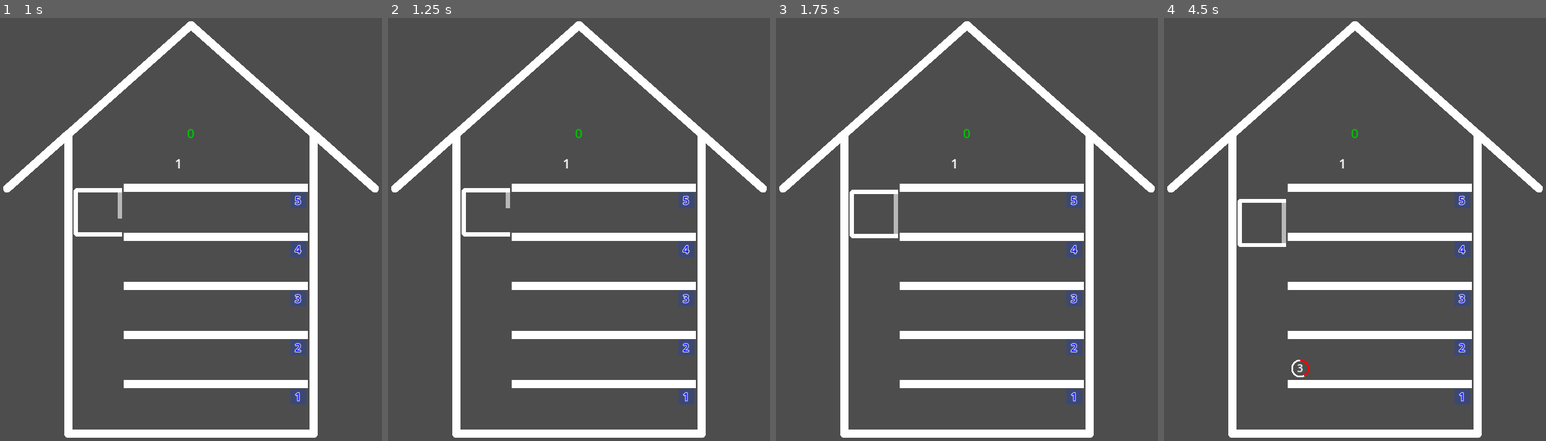
Above: before the commit, frames 1-4 (left to right).
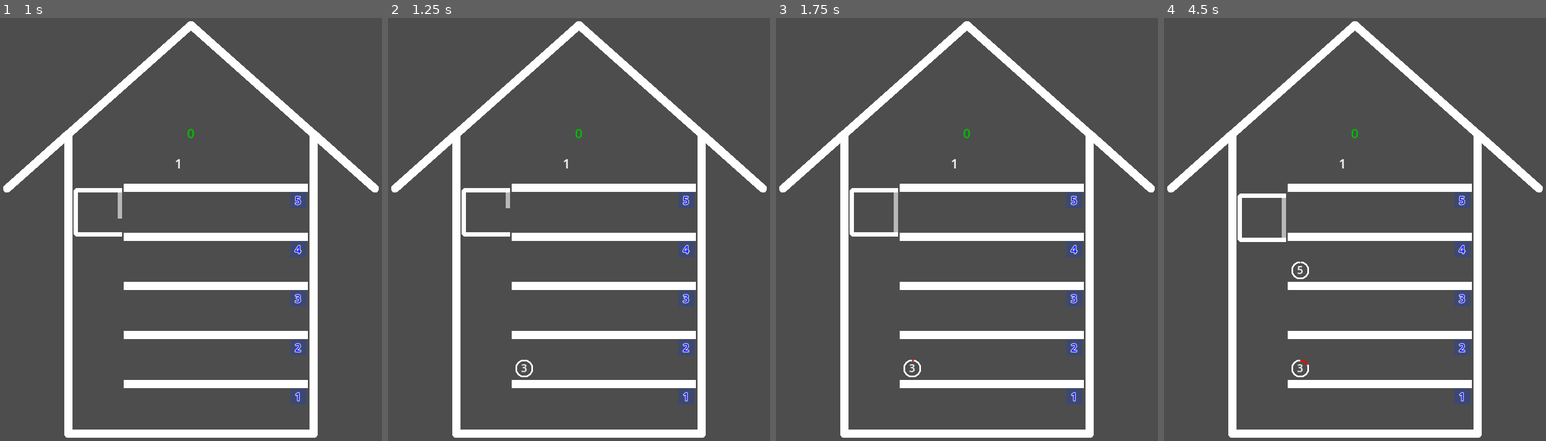
Above: after the commit, the same moments.

Repository: gilad905/elevator-boy
Game: Godot game, scene res://scenes/main.tscn
Same seed, same stepped clock (60 frames per second), same inputs: the game is played once before the commit and once after it.
Inputs:
- Up to frame 1 (1 s): tap Enter at 0.5 s; hold Up (elevator_move_up) from 0.53 s (still down); hold A (time_scale_decrease) from 0.53 s (still down); tap Q (time_scale_increase) at 0.8 s
- Up to frame 2 (1.25 s): keep holding Up (elevator_move_up); keep holding A (time_scale_decrease)
- Up to frame 3 (1.75 s): tap Space (door_toggle) at 1.25 s; release Up (elevator_move_up) at 1.28 s; release A (time_scale_decrease) at 1.28 s; hold Down (elevator_move_down) from 1.28 s (still down); tap Q (time_scale_increase) at 1.35 s; tap A (time_scale_decrease) at 1.55 s
- Up to frame 4 (4.5 s): release Down (elevator_move_down) at 2.03 s; hold Q (time_scale_increase) 2.03-2.78 s; hold Up (elevator_move_up) 2.03-3.53 s; tap Space (door_toggle) at 2.1 s; tap A (time_scale_decrease) at 2.85, 4.35 s; hold Q (time_scale_increase) 3.53-4.28 s; hold Down (elevator_move_down) from 3.53 s (still down)

Frame 1 is identical in both runs. In frame 2, less than 0.1% of the frame differs, in the area x 33-38%, y 80-85%; in frame 3, 0.3%; in frame 4, 0.6%, in the area x 19-38%, y 41-85%.

Commit message:
put _on_person_timeout_reached in room; elevator sine movement

Diff:
--- a/scenes/main.tscn
+++ b/scenes/main.tscn
@@ -62,7 +62,7 @@
 
 [node name="Persons" type="Node" parent="."]
 script = ExtResource("3_ag5il")
-timeout_sec = 10
+timeout_sec = 30
 
 [node name="PersonsTimer" type="Timer" parent="Persons"]
 wait_time = 5.0
@@ -94,6 +94,7 @@
 metadata/_edit_lock_ = true
 
 [node name="ElevatorEnterTimer" type="Timer" parent="."]
+wait_time = 1.0
 
 [connection signal="state_changed" from="Elevator/Door" to="." method="_on_door_state_changed"]
 [connection signal="timeout" from="Persons/PersonsTimer" to="." method="_on_persons_timer_timeout"]
--- a/scripts/class_room.gd
+++ b/scripts/class_room.gd
@@ -6,6 +6,7 @@
     assert(has_room(), name + " is full")
     $Persons.add_child(person)
     update_person_position(person)
+    person.timeout_reached.connect(_on_person_timeout_reached)
 
 func get_person_position(_i: int) -> Vector2:
     return Vector2.ZERO
@@ -21,3 +22,7 @@
 
 func has_room() -> bool:
     return $Persons.get_child_count() < person_limit
+
+func _on_person_timeout_reached(person: Node2D) -> void:
+    $Persons.remove_child(person)
+    update_person_positions()
--- a/scripts/elevator.gd
+++ b/scripts/elevator.gd
@@ -39,6 +39,7 @@
 	var duration = abs(floor_delta) * one_floor_duration_sec
 	var tween = create_tween()
 
+	tween.set_trans(Tween.TRANS_SINE)
 	tween.tween_property(self, "position:y", target_y, duration)
 	await tween.finished
 	is_moving = false
--- a/scripts/floor.gd
+++ b/scripts/floor.gd
@@ -9,10 +9,6 @@
 	self.person_limit = 9
 	$FloorNum.text = str(get_index() + 1)
 
-func add_person(person) -> void:
-	super(person)
-	person.timeout_reached.connect(_on_person_timeout_reached)
-
 func get_person_position(i: int) -> Vector2:
 	var spacing: int = Global.person_spacing
 	var radius: int = Global.person_radius
@@ -20,13 +16,8 @@
 	return Vector2(x, 25)
 
 func enter_elevator_next():
-	print("enter_elevator_next")
 	if $Persons.get_child_count() and elevator.has_room():
 		var person = $Persons.get_child(0)
 		$Persons.remove_child(person)
 		elevator.add_person(person)
 		update_person_positions()
-
-func _on_person_timeout_reached(person: Node2D) -> void:
-	$Persons.remove_child(person)
-	update_person_positions()
--- a/scripts/main.gd
+++ b/scripts/main.gd
@@ -1,7 +1,7 @@
 extends Node2D
 
 func _ready() -> void:
-	await get_tree().create_timer(2).timeout
+	await get_tree().create_timer(1).timeout
 	_on_persons_timer_timeout()
 	$Persons/PersonsTimer.start()
 
@@ -19,12 +19,21 @@
 	elif event.is_action_pressed("time_scale_decrease"):
 		set_time_scale(false)
 
+func set_time_scale(to_increase: bool):
+	var time_scale = Engine.get_time_scale()
+	var shift = 2.0 if to_increase else 0.5
+	time_scale = clamp(time_scale * shift, 0.125, 16.0)
+	Engine.set_time_scale(time_scale)
+	$TimeScale.text = str(time_scale)
+
 func _on_persons_timer_timeout() -> void:
 	$Persons.add_random_person()
 
 func _on_door_state_changed(state: int) -> void:
 	if state == $Elevator/Door.State.open:
 		$Elevator.remove_persons_in_dest()
+		await get_tree().create_timer(0.5).timeout
+		_on_elevator_enter_timer_timeout()
 		$ElevatorEnterTimer.start()
 	elif state == $Elevator/Door.State.closing:
 		$ElevatorEnterTimer.stop()
@@ -33,10 +42,3 @@
 	var floor_num = $Elevator.current_floor_num
 	var _floor = $Floors.get_floor(floor_num)
 	_floor.enter_elevator_next()
-
-func set_time_scale(to_increase: bool):
-	var time_scale = Engine.get_time_scale()
-	var shift = 2.0 if to_increase else 0.5
-	time_scale = clamp(time_scale * shift, 0.125, 16.0)
-	Engine.set_time_scale(time_scale)
-	$TimeScale.text = str(time_scale)
--- a/scripts/person.gd
+++ b/scripts/person.gd
@@ -8,15 +8,19 @@
 var zero_angle: float = PI * -0.5
 var full_angle: float = PI * 1.5
 var current_angle: float = 0
+var timeout_tween: Tween
 
 func _ready() -> void:
 	init_timeout_tween()
 
 func init_timeout_tween() -> void:
 	var timeout_sec = get_node("/root/Main/Persons").timeout_sec
-	var tween = create_tween()
-	tween.tween_method(redraw_timeout, zero_angle, full_angle, timeout_sec)
-	tween.tween_callback(timeout_reached.emit.bind(self))
+	timeout_tween = create_tween()
+	timeout_tween.tween_method(redraw_timeout, zero_angle, full_angle, timeout_sec)
+	timeout_tween.tween_callback(timeout_reached.emit.bind(self))
+
+# func add_to_timeout(secs: float):
+# 	timeout_tween
 
 func redraw_timeout(angle: float) -> void:
 	current_angle = angle
